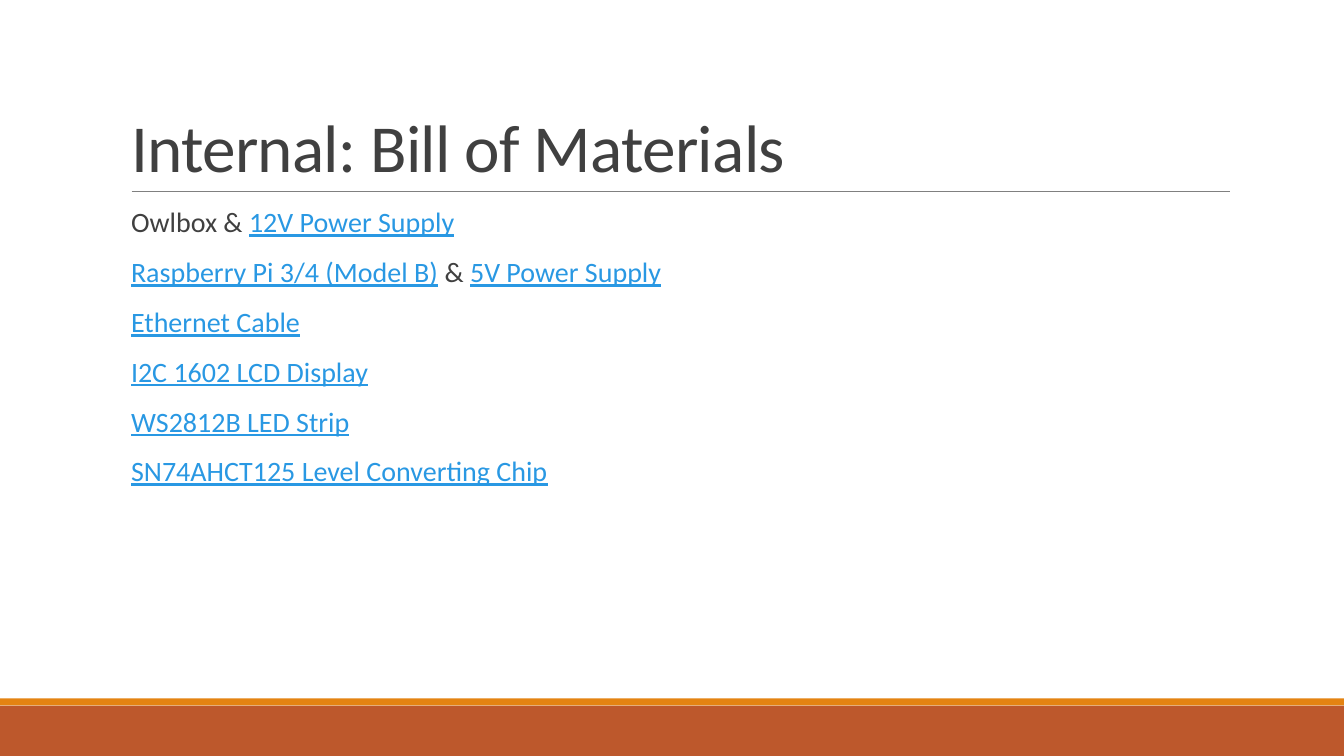
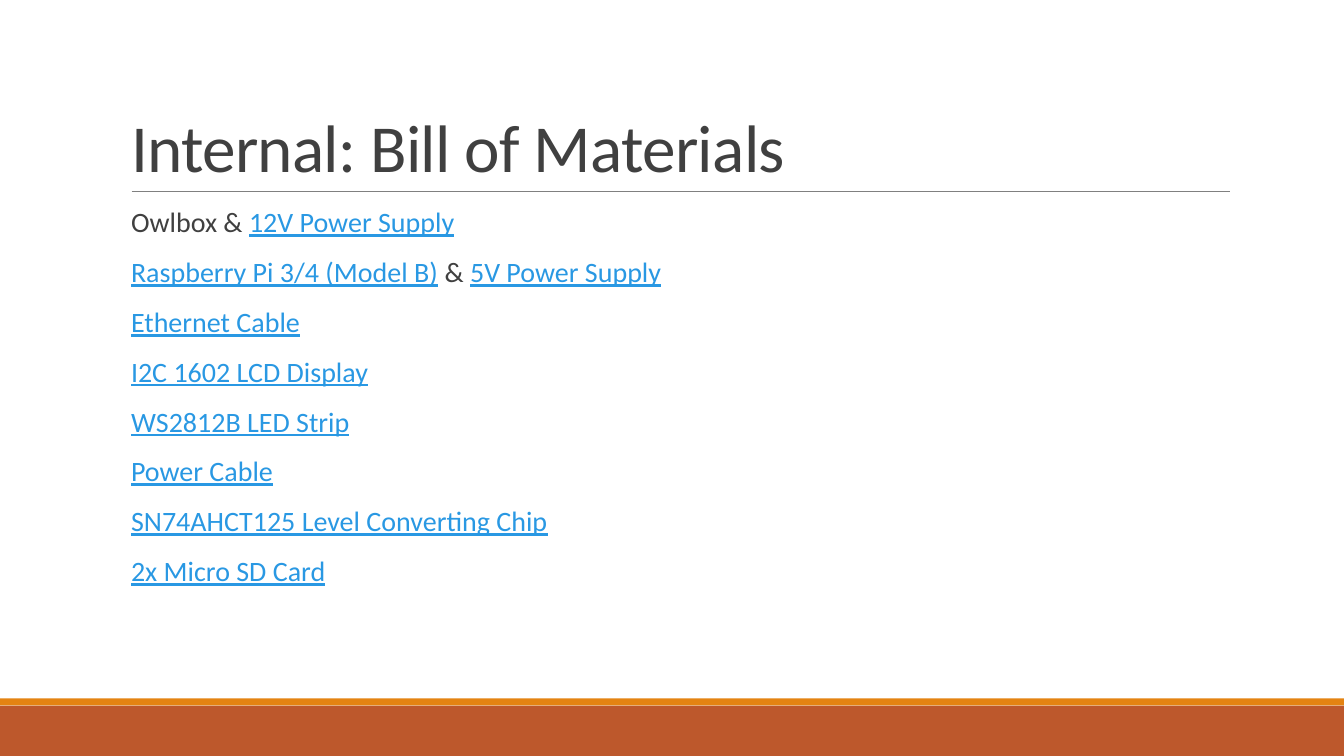
Before and after one commit to scrappylabs/owlbox-benchtest, a slide deck: slide 4 of _Logging/Owlbox Applications.pptx. Drawn at 1344x756 pixels with LibreOffice and Linux fonts; fonts in the diff are those of the drawing. Boxes give left, top, right and bottom in pixels: in the first picture for what was removed or moved away, otherwise in the second. Text is boxed around its words. In the diff, an @@ line names an element or a change of style, - is before the commit and + after.

Commit message:
Update Presentation
Update Presentation

```diff
--- a/_Logging/Owlbox Applications.pptx
+++ b/_Logging/Owlbox Applications.pptx
@@ text at box(131, 461, 272, 486): paragraph added @@
+  Power Cable
@@ text at box(131, 561, 325, 586): paragraph added @@
+  2x Micro SD Card
```
Also in this commit, not shown: 1 slide added.
